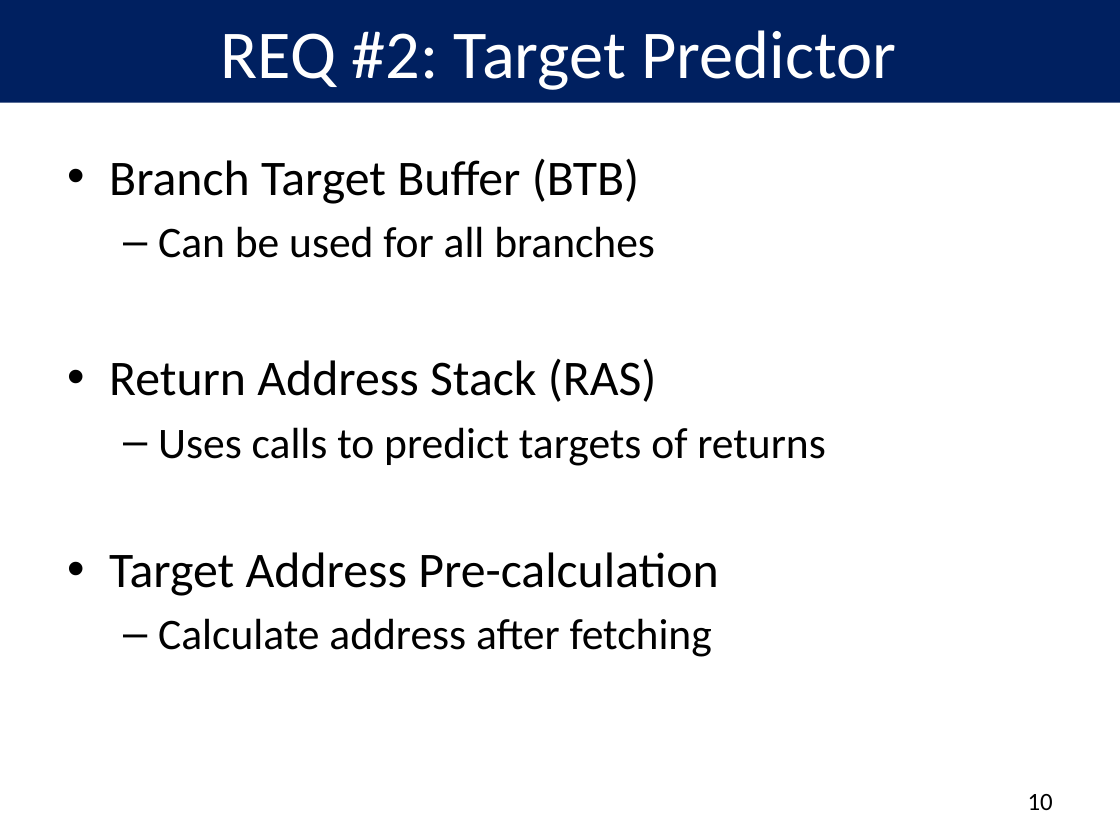
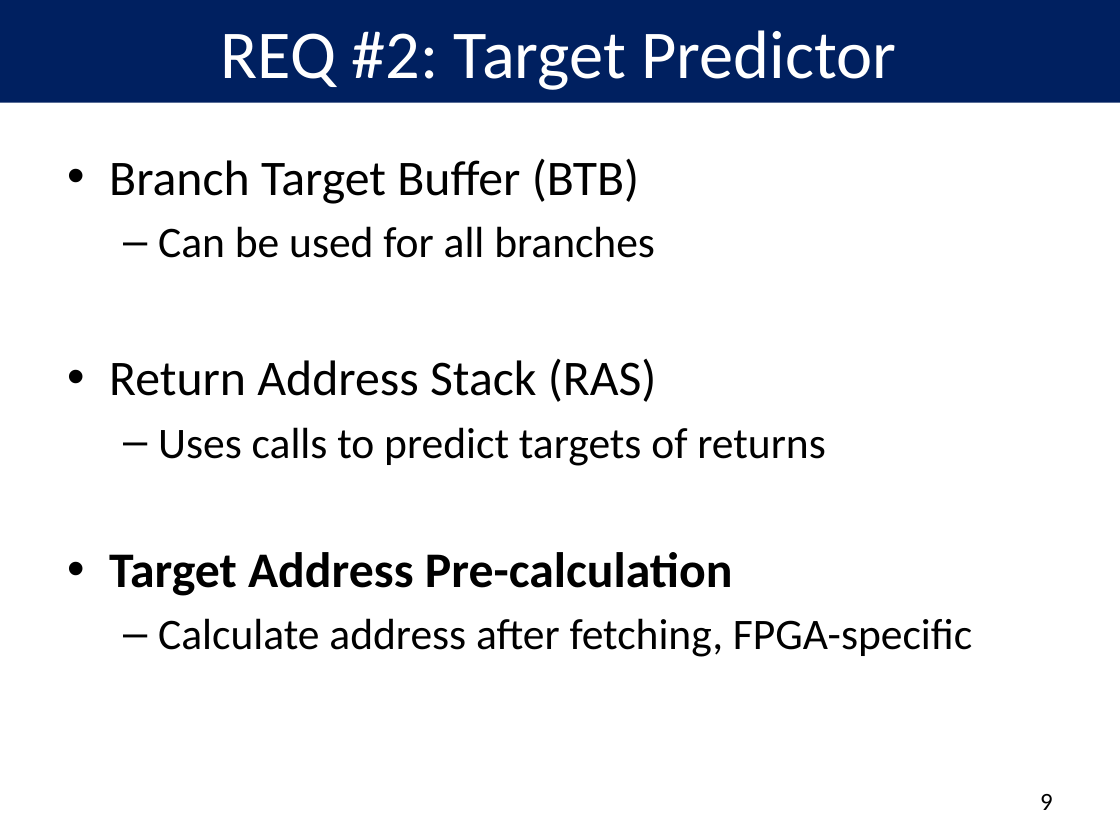
Before and after one commit to peterwudi/di-thesis, a slide deck: slide 10 of presentation/defense.pptx (slide 11 before the commit). Drawn at 1120x840 pixels with LibreOffice and Linux fonts; fonts in the diff are those of the drawing. Boxes give left, top, right and bottom in pixels: in the first picture for what was removed or moved away, otherwise in the second. Text is boxed around its words. In the diff, an @@ line names an element or a change of style, - is before the commit and + after.

```diff
--- a/presentation/defense.pptx
+++ b/presentation/defense.pptx
@@ text at bbox=[109, 552, 733, 596]: bold on in "Target Address Pre-calculation" @@
@@ text at bbox=[158, 618, 972, 657]: text changed @@
-  – Calculate address after fetching
+  – Calculate address after fetching, FPGA-specific
@@ page number at bbox=[1040, 794, 1053, 810]: text changed @@
-10
+9
```
Also in this commit, not shown: 17 other slides changed, 1 slide removed.
